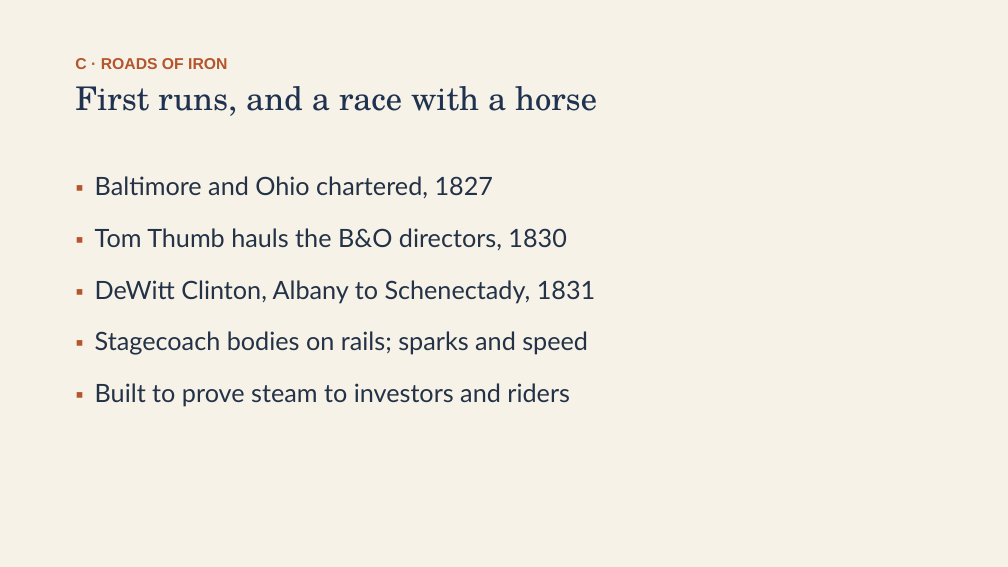
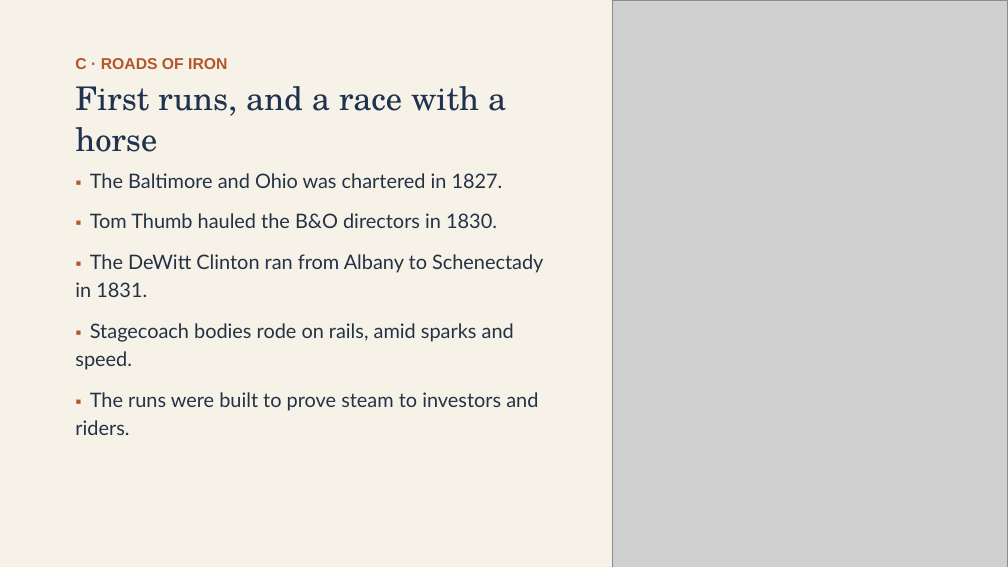
Before and after one commit to ab17gthb/humanities-curriculum-group, a slide deck: slide 10 of jackson-reform/lesson-05/lesson-05-slides.pptx. Drawn at 1008x567 pixels with LibreOffice and Linux fonts; fonts in the diff are those of the drawing; grey boxes stand for pictures. Boxes give left, top, right and bottom in pixels: in the first picture for what was removed or moved away, otherwise in the second. Text is boxed around its words. In the diff, an @@ line names an element or a change of style, - is before the commit and + after.

```diff
--- a/jackson-reform/lesson-05/lesson-05-slides.pptx
+++ b/jackson-reform/lesson-05/lesson-05-slides.pptx
@@ picture added at <box>613,0,1008,567</box> @@
@@ text "First runs, and a race ..." rewrapped from <box>75,86,597,116</box> to <box>75,86,506,152</box> @@
@@ text at <box>75,173,543,435</box>: text changed; size 24 to 19 pt @@
-▪ Baltimore and Ohio chartered, 1827
-▪ Tom Thumb hauls the B&O directors, 1830
-▪ DeWitt Clinton, Albany to Schenectady, 1831
-▪ Stagecoach bodies on rails; sparks and speed
-▪ Built to prove steam to investors and riders
+▪ The Baltimore and Ohio was chartered in 1827.
+▪ Tom Thumb hauled the B&O directors in 1830.
+▪ The DeWitt Clinton ran from Albany to Schenectady in 1831.
+▪ Stagecoach bodies rode on rails, amid sparks and speed.
+▪ The runs were built to prove steam to investors and riders.
```
Also in this commit, not shown: 10 other slides changed, 6 other files.
